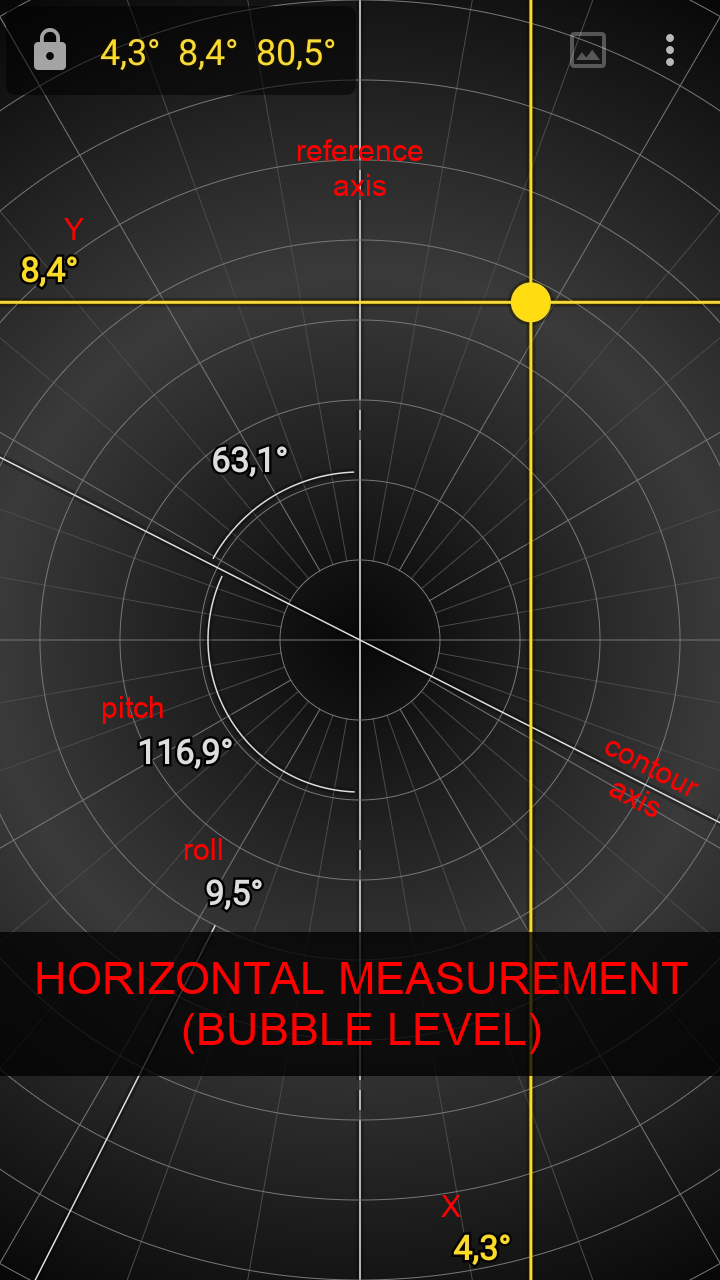
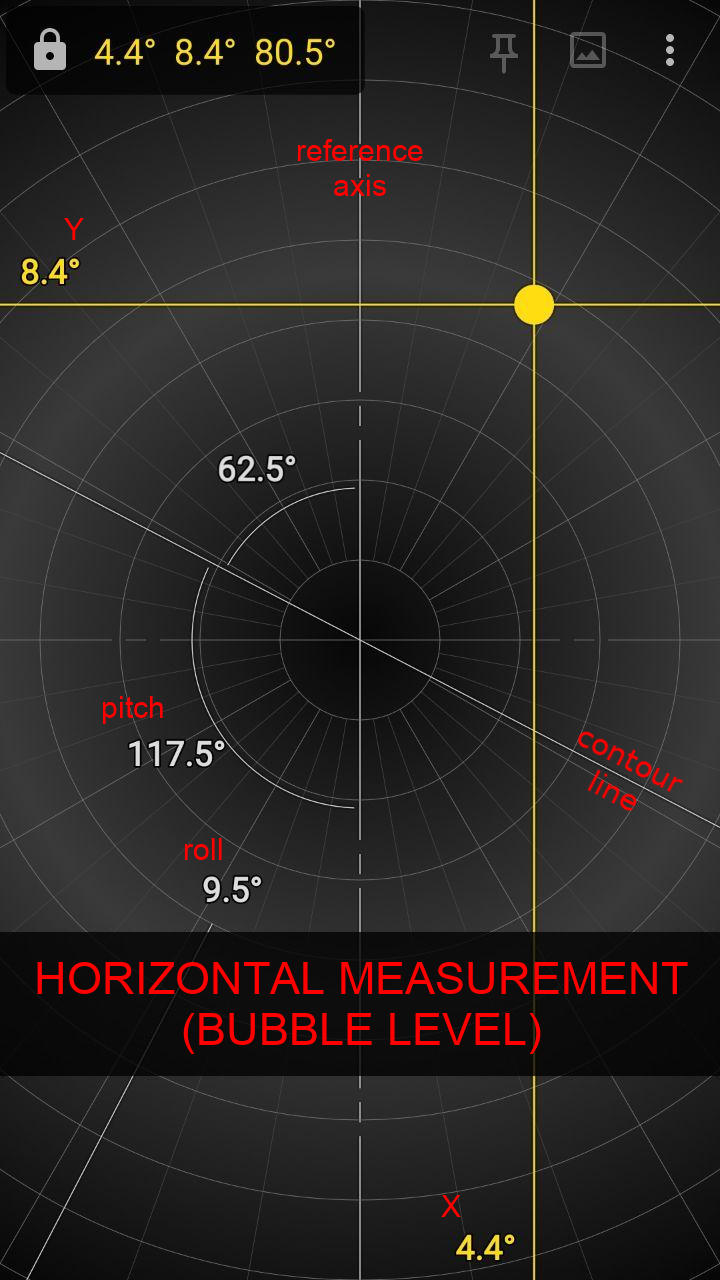
Revision of a layered w=720, h=1280 image; what changed, layer by layer:
painted on "contour ..." over [left=577, top=730, right=700, bottom=818]
painted on "Livello incollato" over [left=0, top=0, right=720, bottom=1280]
